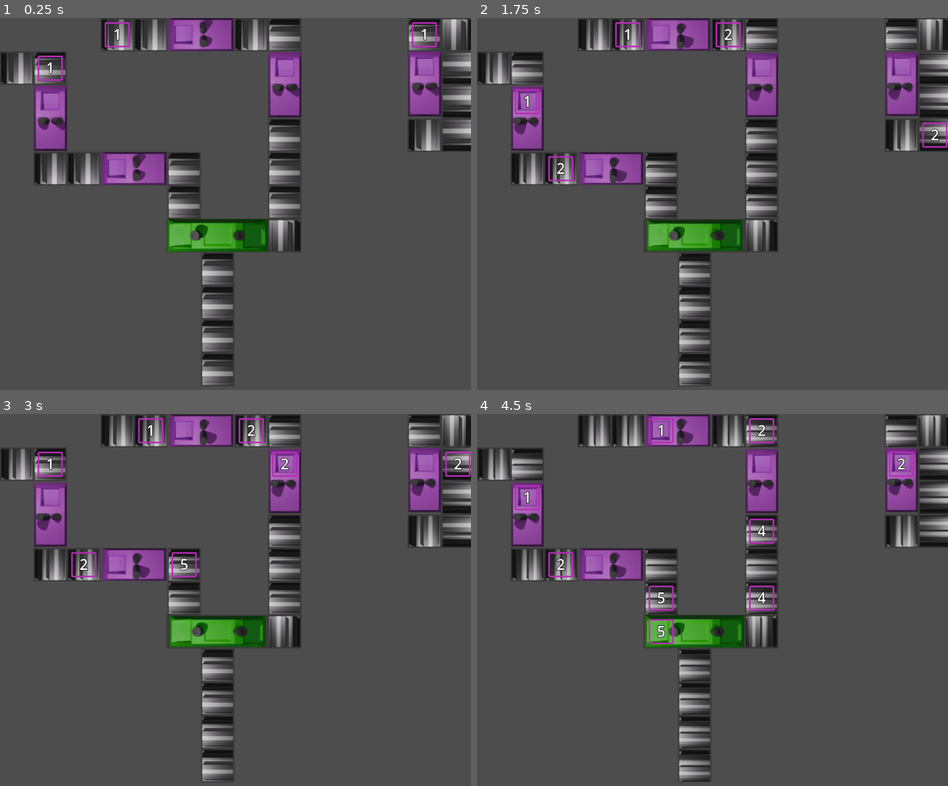
Above: before the commit, frames 1-4 (two rows, left to right).
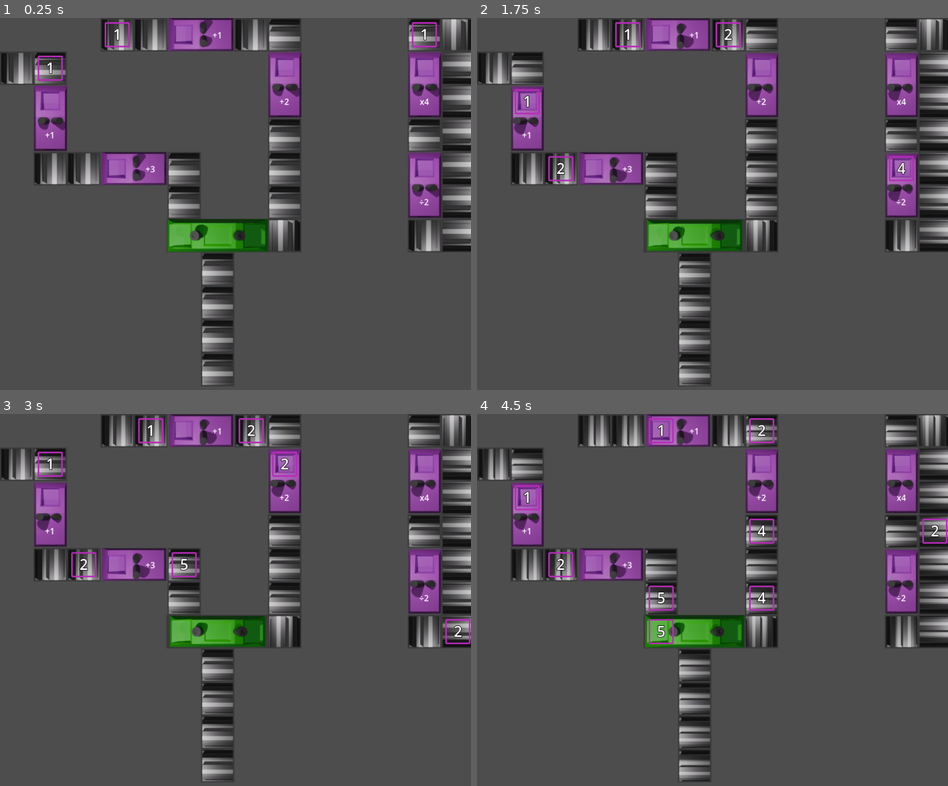
Above: after the commit, the same moments.

Repository: makreth/tiltedgjfeb
Game: Godot game, scene res://Scenes/jacobLevel.tscn
Two runs of this game, one before a commit and one after it. Both use one fixed random seed, a clock stepped at 60 frames per second and the inputs below. This scene is started directly instead of the project's main scene.
Inputs:
- Up to frame 1 (0.25 s): no input
- Up to frame 2 (1.75 s): no input
- Up to frame 3 (3 s): no input
- Up to frame 4 (4.5 s): no input

The runs differ from the first frame. In frame 1, 3.2% of the frame differs, in the area x 9-100%, y 3-63%; in frame 2, 3.4%; in frame 3, 3.4%; in frame 4, 3.6%.

Commit message:
Everything fixed machine

Diff:
--- /dev/null
+++ b/Packed/EveryFixedMachine.tscn
@@ -0,0 +1,39 @@
+[gd_scene load_steps=6 format=3 uid="uid://b8pitxln1wtbv"]
+
+[ext_resource type="Script" uid="uid://dusb1j44emefh" path="res://Scripts/itemFixedEvery.gd" id="1_wskm6"]
+[ext_resource type="Script" uid="uid://c8d8nlbkig6fx" path="res://Scripts/itemMover.gd" id="2_nvqa0"]
+[ext_resource type="Script" uid="uid://charp5oxyaipl" path="res://Scripts/itemReceiver.gd" id="3_5i28j"]
+[ext_resource type="SpriteFrames" uid="uid://mh22nx38gjr7" path="res://Resources/sprites/unary_machine.tres" id="4_sqt0i"]
+
+[sub_resource type="RectangleShape2D" id="RectangleShape2D_usf1e"]
+size = Vector2(8, 8)
+
+[node name="EveryFixedMachine" type="Node2D"]
+script = ExtResource("1_wskm6")
+
+[node name="ItemMover" type="Area2D" parent="."]
+position = Vector2(-32, 0)
+script = ExtResource("2_nvqa0")
+
+[node name="CollisionShape2D" type="CollisionShape2D" parent="ItemMover"]
+shape = SubResource("RectangleShape2D_usf1e")
+
+[node name="ItemReceiver" type="Area2D" parent="."]
+position = Vector2(32, 0)
+script = ExtResource("3_5i28j")
+
+[node name="CollisionShape2D" type="CollisionShape2D" parent="ItemReceiver"]
+shape = SubResource("RectangleShape2D_usf1e")
+
+[node name="AnimatedSprite2D" type="AnimatedSprite2D" parent="."]
+sprite_frames = ExtResource("4_sqt0i")
+
+[node name="Op Label" type="Label" parent="."]
+offset_left = -52.0
+offset_top = -12.0
+offset_right = -12.0
+offset_bottom = 11.0
+pivot_offset = Vector2(20, 11.5)
+text = "OP"
+horizontal_alignment = 1
+vertical_alignment = 1
--- a/Packed/ExponentFixedMachine.tscn
+++ /dev/null
@@ -1,31 +0,0 @@
-[gd_scene load_steps=6 format=3 uid="uid://b8pitxln1wtbv"]
-
-[ext_resource type="Script" uid="uid://dusb1j44emefh" path="res://Scripts/itemFixedExponent.gd" id="1_61p4v"]
-[ext_resource type="Script" uid="uid://c8d8nlbkig6fx" path="res://Scripts/itemMover.gd" id="2_t3pmp"]
-[ext_resource type="Script" uid="uid://charp5oxyaipl" path="res://Scripts/itemReceiver.gd" id="3_r8sfy"]
-[ext_resource type="SpriteFrames" uid="uid://mh22nx38gjr7" path="res://Resources/sprites/unary_machine.tres" id="4_gmafu"]
-
-[sub_resource type="RectangleShape2D" id="RectangleShape2D_usf1e"]
-size = Vector2(8, 8)
-
-[node name="ExponentFixedMachine" type="Node2D"]
-script = ExtResource("1_61p4v")
-exponentToRaise = null
-facing = null
-
-[node name="ItemMover" type="Area2D" parent="."]
-position = Vector2(-32, 0)
-script = ExtResource("2_t3pmp")
-
-[node name="CollisionShape2D" type="CollisionShape2D" parent="ItemMover"]
-shape = SubResource("RectangleShape2D_usf1e")
-
-[node name="ItemReceiver" type="Area2D" parent="."]
-position = Vector2(32, 0)
-script = ExtResource("3_r8sfy")
-
-[node name="CollisionShape2D" type="CollisionShape2D" parent="ItemReceiver"]
-shape = SubResource("RectangleShape2D_usf1e")
-
-[node name="AnimatedSprite2D" type="AnimatedSprite2D" parent="."]
-sprite_frames = ExtResource("4_gmafu")
--- a/Scenes/jacobLevel.tscn
+++ b/Scenes/jacobLevel.tscn
@@ -1,10 +1,9 @@
-[gd_scene load_steps=6 format=3 uid="uid://bjpleb2xunsxn"]
+[gd_scene load_steps=5 format=3 uid="uid://iat21eyhfiby"]
 
 [ext_resource type="PackedScene" uid="uid://bf7na3fmrtpu3" path="res://Packed/ConveyorBelt.tscn" id="1_gte75"]
-[ext_resource type="PackedScene" uid="uid://du28ged46ahng" path="res://Packed/AddBinaryMachine.tscn" id="2_08gmo"]
-[ext_resource type="PackedScene" uid="uid://by7ygh5f7r4hq" path="res://Packed/AddFixedMachine.tscn" id="3_n4p31"]
+[ext_resource type="PackedScene" path="res://Packed/AddBinaryMachine.tscn" id="2_08gmo"]
 [ext_resource type="PackedScene" uid="uid://bubvjqsd2l4cu" path="res://Packed/Item.tscn" id="4_yuu7b"]
-[ext_resource type="PackedScene" uid="uid://b8pitxln1wtbv" path="res://Packed/ExponentFixedMachine.tscn" id="5_wfl3t"]
+[ext_resource type="PackedScene" uid="uid://b8pitxln1wtbv" path="res://Packed/EveryFixedMachine.tscn" id="5_wfl3t"]
 
 [node name="MainLevel" type="Node2D"]
 
@@ -123,23 +122,6 @@
 position = Vector2(416, 416)
 facing = 2
 
-[node name="AddFixedMachine2" parent="." instance=ExtResource("3_n4p31")]
-position = Vector2(96, 192)
-facing = 2
-
-[node name="AddFixedMachine5" parent="." instance=ExtResource("3_n4p31")]
-position = Vector2(256, 288)
-valueToAdd = 3
-facing = 1
-
-[node name="AddFixedMachine3" parent="." instance=ExtResource("3_n4p31")]
-position = Vector2(384, 32)
-facing = 1
-
-[node name="AddFixedMachine4" parent="." instance=ExtResource("3_n4p31")]
-position = Vector2(811, 126)
-facing = 2
-
 [node name="Item" parent="." instance=ExtResource("4_yuu7b")]
 position = Vector2(224, 32)
 value = 1
@@ -184,13 +166,13 @@
 position = Vector2(224, -352)
 value = 1
 
-[node name="ExponentFixedMachine" parent="." instance=ExtResource("5_wfl3t")]
+[node name="EveryFixedMachine" parent="." instance=ExtResource("5_wfl3t")]
 position = Vector2(544, 128)
-exponentToRaise = 2
-facing = 2
-
-[node name="ConveyorBelt33" parent="." instance=ExtResource("1_gte75")]
-position = Vector2(811, 224)
+facing = 2
+
+[node name="EveryFixedMachine2" parent="." instance=ExtResource("5_wfl3t")]
+position = Vector2(384, 32)
+fixedValue = 1
 facing = 1
 
 [node name="ConveyorBelt34" parent="." instance=ExtResource("1_gte75")]
@@ -213,3 +195,41 @@
 
 [node name="ConveyorBelt38" parent="." instance=ExtResource("1_gte75")]
 position = Vector2(875, 224)
+
+[node name="EveryFixedMachine3" parent="." instance=ExtResource("5_wfl3t")]
+position = Vector2(256, 288)
+fixedValue = 3
+facing = 1
+
+[node name="EveryFixedMachine4" parent="." instance=ExtResource("5_wfl3t")]
+position = Vector2(96, 192)
+fixedValue = 1
+facing = 2
+
+[node name="EveryFixedMachine5" parent="." instance=ExtResource("5_wfl3t")]
+position = Vector2(811, 128)
+operation = 2
+fixedValue = 4
+facing = 2
+
+[node name="EveryFixedMachine6" parent="." instance=ExtResource("5_wfl3t")]
+position = Vector2(811, 320)
+operation = 3
+facing = 2
+
+[node name="ConveyorBelt39" parent="." instance=ExtResource("1_gte75")]
+position = Vector2(811, 416)
+facing = 1
+
+[node name="ConveyorBelt40" parent="." instance=ExtResource("1_gte75")]
+position = Vector2(875, 288)
+
+[node name="ConveyorBelt41" parent="." instance=ExtResource("1_gte75")]
+position = Vector2(875, 352)
+
+[node name="ConveyorBelt42" parent="." instance=ExtResource("1_gte75")]
+position = Vector2(875, 416)
+
+[node name="ConveyorBelt33" parent="." instance=ExtResource("1_gte75")]
+position = Vector2(811, 224)
+facing = 2
--- /dev/null
+++ b/Scripts/itemFixedEvery.gd
@@ -0,0 +1,58 @@
+class_name ItemFixedEvery extends ItemMachine
+
+enum OperationEnum {ADD, SUBTRACT, MULTIPLY, DIVIDE, EXPONENT}
+@export var operation: OperationEnum
+
+@export
+var fixedValue := 2
+
+@onready
+var _mover: ItemMover = $ItemMover as ItemMover
+@onready
+var _receiver: ItemReceiver = $ItemReceiver as ItemReceiver
+
+func _ready() -> void:
+	super()
+	_mover.initialize(facing, [_receiver])
+	_receiver.initialize(Facing.allExcept(Facing.opposite(facing)), _mover)
+
+	match facing:
+		Facing.CARDINAL.LEFT:
+			$"Op Label".rotation = TAU * 0/4
+		Facing.CARDINAL.DOWN:
+			$"Op Label".rotation = TAU * 1/4
+		Facing.CARDINAL.RIGHT:
+			$"Op Label".rotation = TAU * 2/4
+		Facing.CARDINAL.UP:
+			$"Op Label".rotation = TAU * 3/4
+
+	match operation:
+		OperationEnum.ADD:
+			$"Op Label".text = "+" + str(fixedValue)
+		OperationEnum.SUBTRACT:
+			$"Op Label".text = "-" + str(fixedValue)
+		OperationEnum.MULTIPLY:
+			$"Op Label".text = "x" + str(fixedValue)
+		OperationEnum.DIVIDE:
+			$"Op Label".text = "÷" + str(fixedValue)
+		OperationEnum.EXPONENT:
+			$"Op Label".text = "^" + str(fixedValue)
+
+	_mover.setTransformFunction(func(items):
+		var oldItem = items.get(0)
+		var newItem = _itemClass.instantiate() as Item
+		match operation:
+			OperationEnum.ADD:
+				newItem.value = oldItem.value + fixedValue
+			OperationEnum.SUBTRACT:
+				newItem.value = oldItem.value - fixedValue
+			OperationEnum.MULTIPLY:
+				newItem.value = oldItem.value * fixedValue
+			OperationEnum.DIVIDE:
+				newItem.value = oldItem.value / fixedValue
+			OperationEnum.EXPONENT:
+				newItem.value = oldItem.value ** fixedValue
+		get_tree().current_scene.add_child(newItem)
+		return newItem
+	)
+	self.rotate(PI / 2)
--- a/Scripts/itemFixedExponent.gd
+++ /dev/null
@@ -1,23 +0,0 @@
-class_name ItemFixedExponent extends ItemMachine
-
-@export
-var exponentToRaise := 2
-
-@onready
-var _mover: ItemMover = $ItemMover as ItemMover
-@onready
-var _receiver: ItemReceiver = $ItemReceiver as ItemReceiver
-
-func _ready() -> void:
-	super()
-	_mover.initialize(facing, [_receiver])
-	_receiver.initialize(Facing.allExcept(Facing.opposite(facing)), _mover)
-
-	_mover.setTransformFunction(func(items):
-		var oldItem = items.get(0)
-		var newItem = _itemClass.instantiate() as Item
-		newItem.value = oldItem.value ** exponentToRaise
-		get_tree().current_scene.add_child(newItem)
-		return newItem
-	)
-	self.rotate(PI / 2)
Renamed: Scripts/itemFixedExponent.gd.uid -> Scripts/itemFixedEvery.gd.uid
